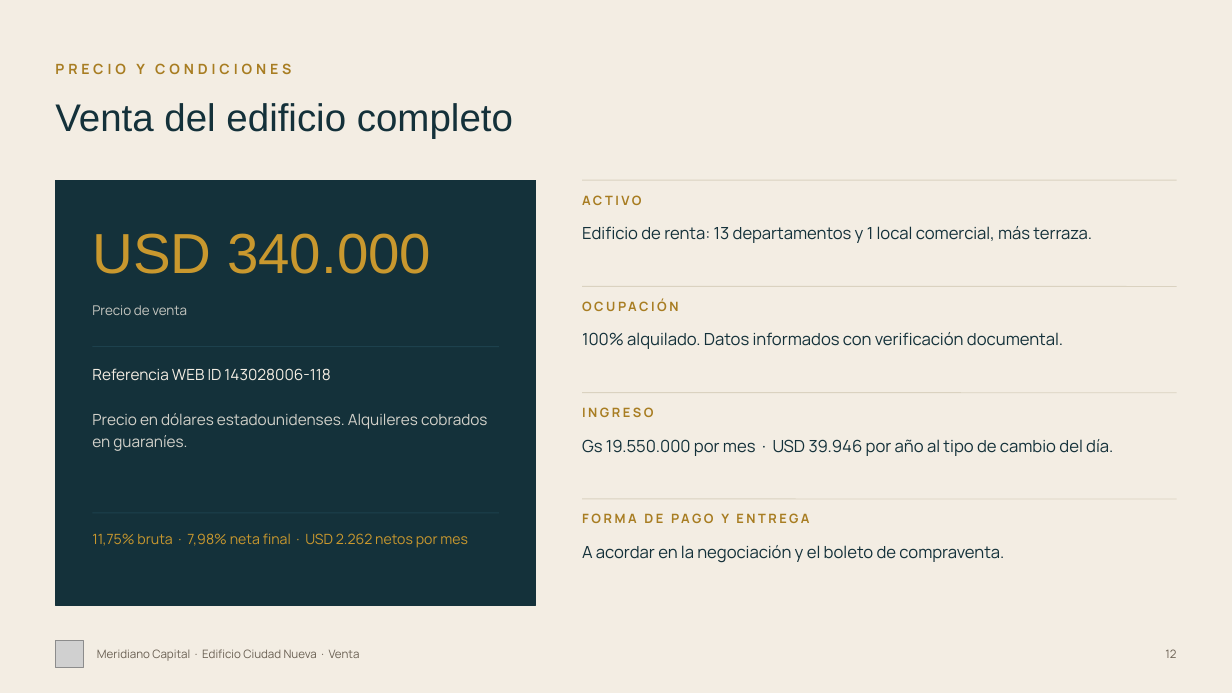
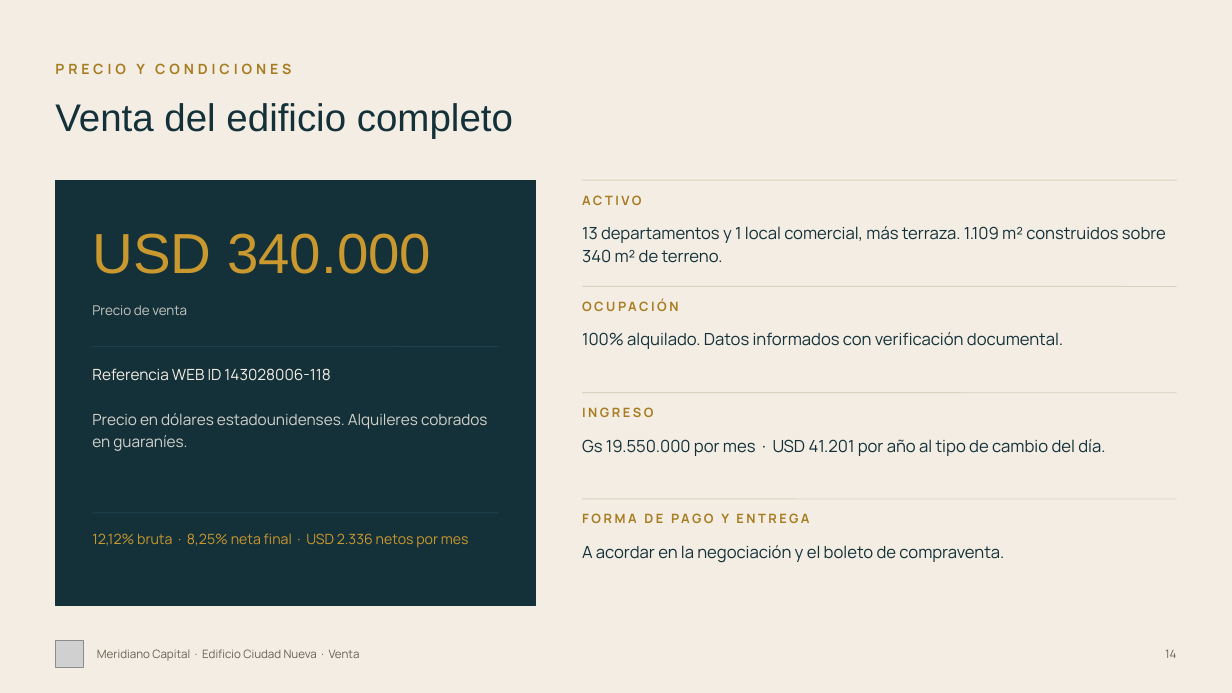
Before and after one commit to juanjosecastillo608/Meridiano-Capital, a slide deck: slide 14 of projects/edificio-ciudad-nueva/entregables/Edificio_Ciudad_Nueva_Meridiano_FINAL.pptx (slide 12 before the commit). Drawn at 1232x693 pixels with LibreOffice and Linux fonts; fonts in the diff are those of the drawing; grey boxes stand for pictures. Boxes give left, top, right and bottom in pixels: in the first picture for what was removed or moved away, otherwise in the second. Text is boxed around its words. In the diff, an @@ line names an element or a change of style, - is before the commit and + after.

```diff
--- a/projects/edificio-ciudad-nueva/entregables/Edificio_Ciudad_Nueva_Meridiano_FINAL.pptx
+++ b/projects/edificio-ciudad-nueva/entregables/Edificio_Ciudad_Nueva_Meridiano_FINAL.pptx
@@ text at bbox=[582, 226, 1166, 263]: text changed @@
-Edificio de renta: 13 departamentos y 1 local comercial, más terraza.
+13 departamentos y 1 local comercial, más terraza. 1.109 m² construidos sobre 340 m² de terreno.
@@ text at bbox=[582, 439, 1105, 456]: text changed @@
-Gs 19.550.000 por mes · USD 39.946 por año al tipo de cambio del día.
+Gs 19.550.000 por mes · USD 41.201 por año al tipo de cambio del día.
@@ text at bbox=[92, 533, 469, 548]: text changed @@
-11,75% bruta · 7,98% neta final · USD 2.262 netos por mes
+12,12% bruta · 8,25% neta final · USD 2.336 netos por mes
@@ text at bbox=[1165, 649, 1176, 658]: text changed @@
-12
+14
```
Also in this commit, not shown: 11 other slides changed, 2 slides added, 32 other files.
